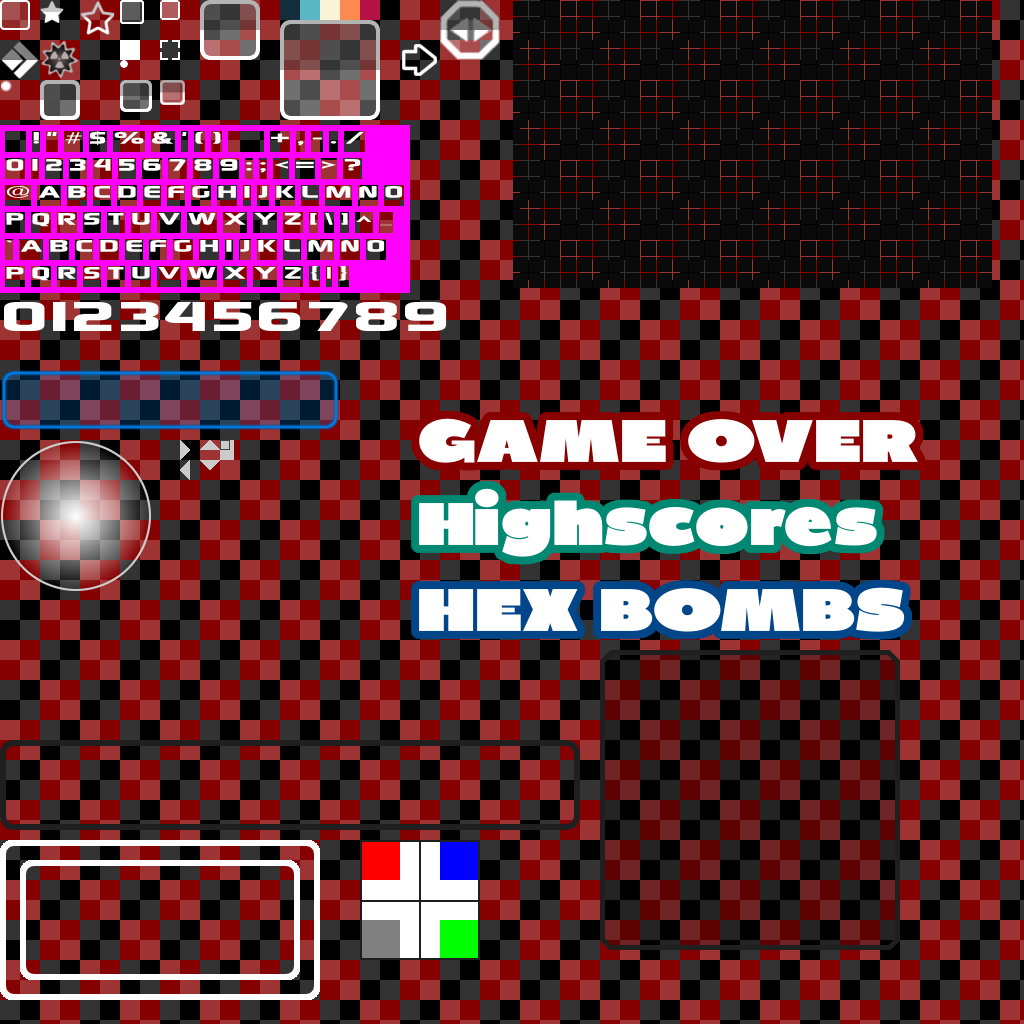
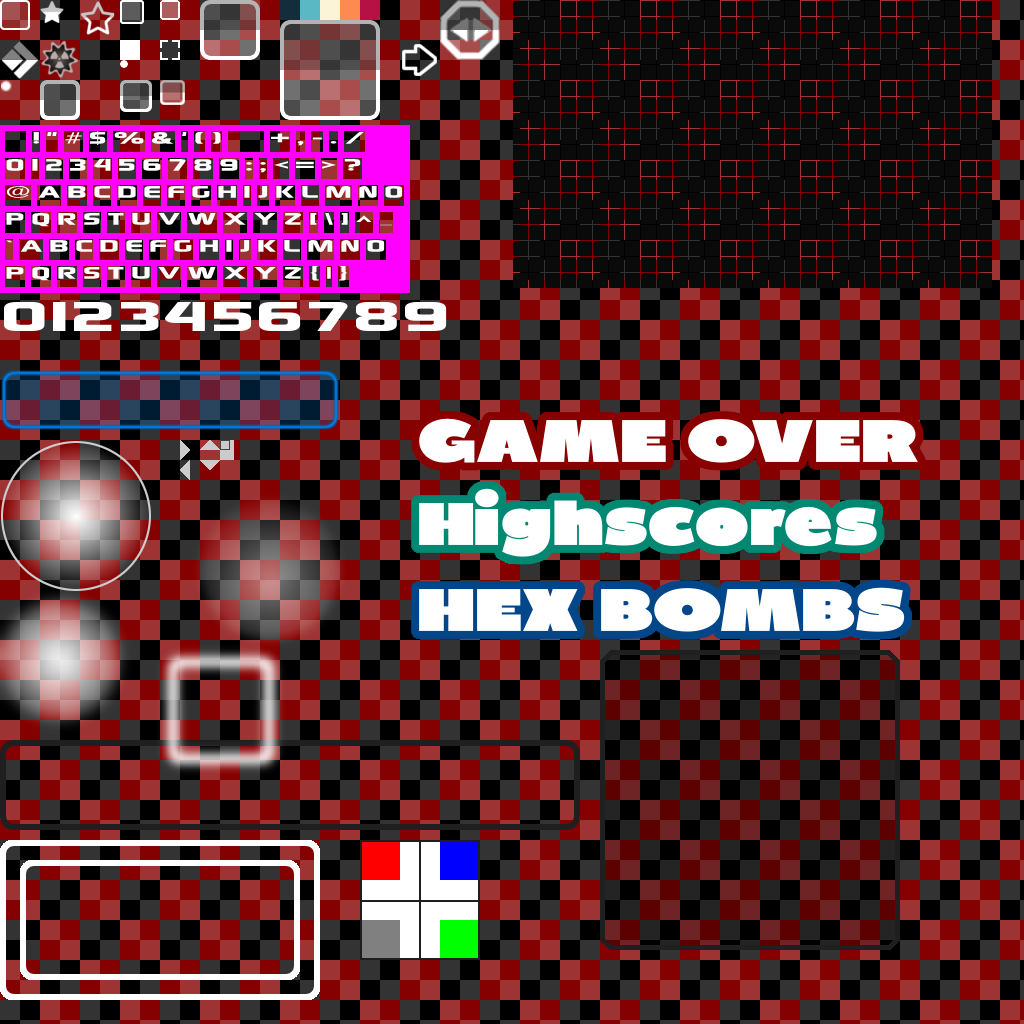
Layer changes from the first (1024, 1024) image to the second:
added layer "Ebene #8" (47%) above "Ebene #7" over bbox(190, 496, 346, 651)
added layer "Ebene #6" above "Ebene #10" over bbox(0, 589, 131, 732)
added layer "Ebene #10" above "Ebene #13" over bbox(157, 644, 287, 775)
